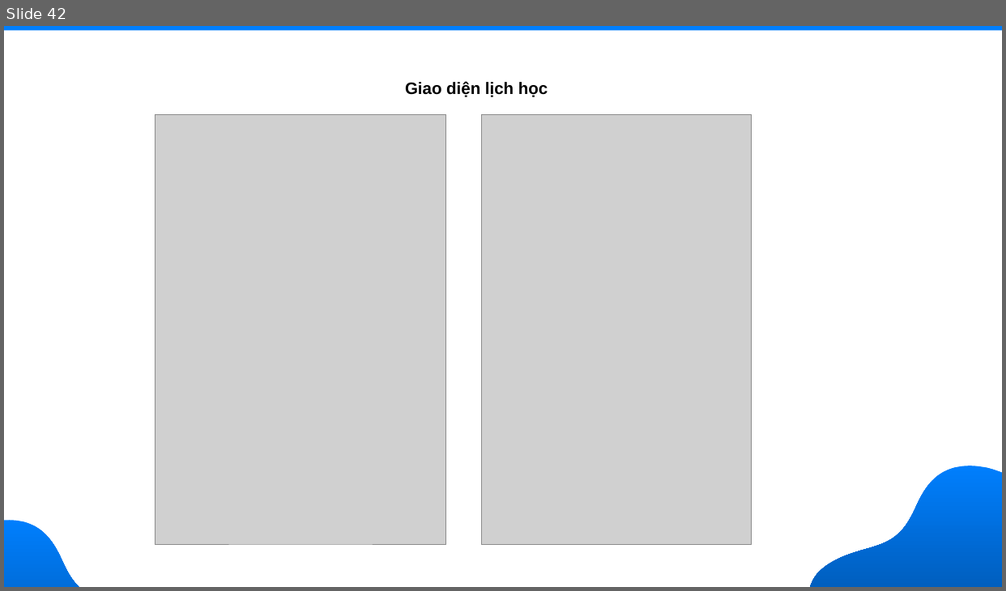
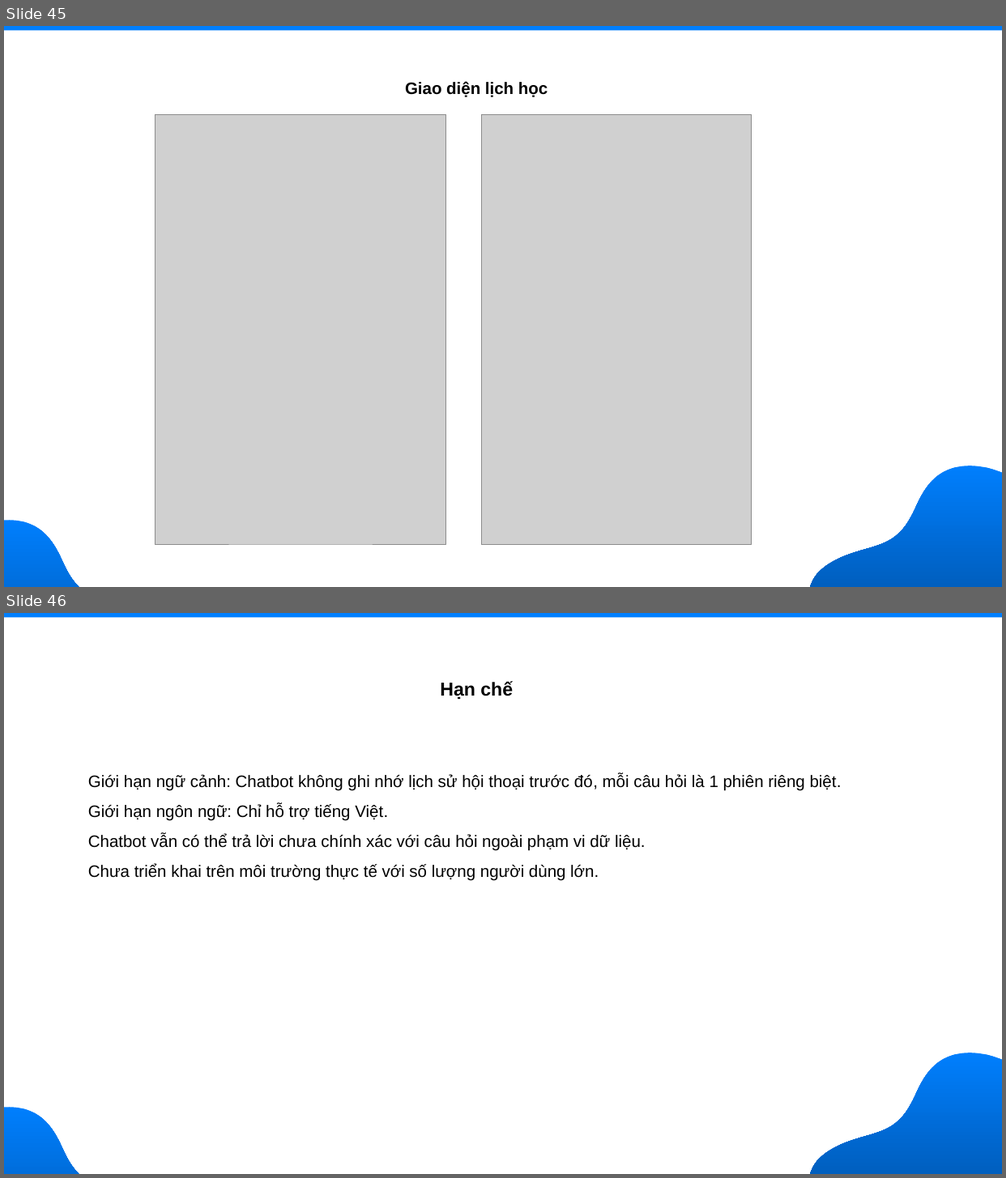
Before and after one commit to nguyendothanhloc/nguyendothanhloc-tn-da22ttd-110122105-nguyendothanhloc-xaydunghethongcotichhoptrolyaochottnn, a slide deck: docs/Slile.pptx. Shown one above the other, each under a label of ours: slide 42 before the commit, slides 45 and 46 after it. The pictures are 1006x591 and 1006x1178 pixels, drawn with LibreOffice and Linux fonts; fonts in the diff are those of the drawing; grey boxes stand for pictures; background and template pictures are left out. Boxes give left, top, right and bottom in pixels: in the first picture for what was removed or moved away, otherwise in the second. Text is boxed around its words. In the diff, an @@ line names an element or a change of style, - is before the commit and + after.

Commit message:
Update: Improve chatbot functionality and UI enhancements
- Enhanced GeminiChatbotService with better context handling
- Updated ConversationService for improved conversation flow
- Added Chinese language test files
- Updated admin dashboard and navigation
- Improved class management views
- Added .kiro specs for documentation
- Updated .gitignore to exclude API key files

```diff
--- a/docs/Slile.pptx
+++ b/docs/Slile.pptx
@@ slide 46 added at (x1=4, y1=613, x2=1002, y2=1174), background picture (left out) @@
@@ rectangle added at (x1=4, y1=613, x2=1002, y2=618), fill #007FFE @@
@@ text added at (x1=440, y1=681, x2=513, y2=699), 18 pt, text #000000, bold @@
+Hạn chế
@@ text added at (x1=88, y1=774, x2=842, y2=878), 16 pt, text #000000 @@
+Giới hạn ngữ cảnh: Chatbot không ghi nhớ lịch sử hội thoại trước đó, mỗi câu hỏi là 1 phiên riêng biệt.
+Giới hạn ngôn ngữ: Chỉ hỗ trợ tiếng Việt.
+Chatbot vẫn có thể trả lời chưa chính xác với câu hỏi ngoài phạm vi dữ liệu.
+Chưa triển khai trên môi trường thực tế với số lượng người dùng lớn.
@@ freeform shape added at (x1=810, y1=1051, x2=1002, y2=1174), fill gradient #007FFE to #005FBE @@
@@ freeform shape added at (x1=4, y1=1105, x2=168, y2=1174), fill gradient #007FFE to #005FBE @@
@@ what was slide 42 is now slide 45 @@
```
Also in this commit, not shown: 13 slides changed, 4 other slides added, 45 other files.
